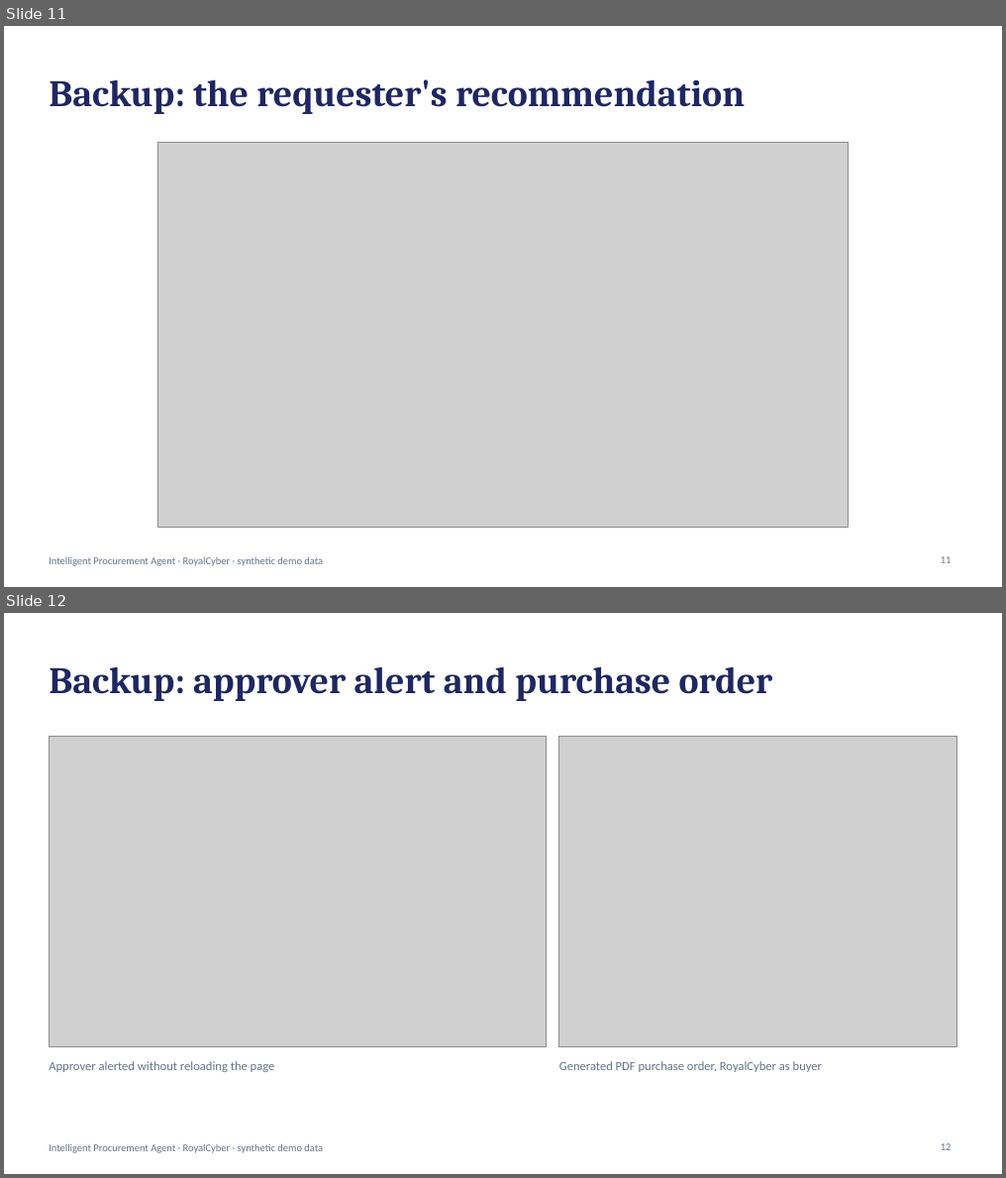
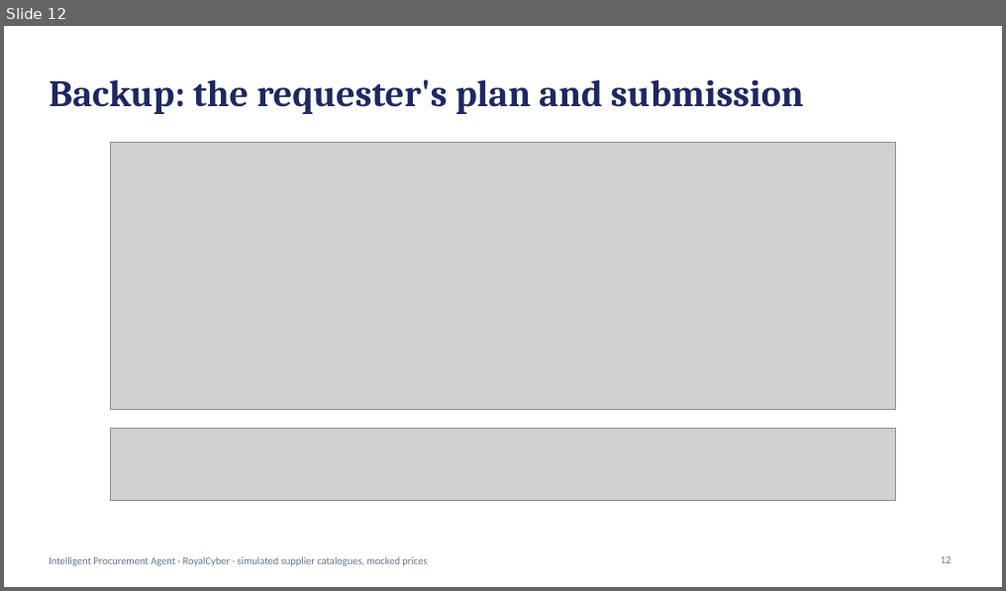
Before and after one commit to Madhukar07565/intelligent-procurement-agent, a slide deck: docs/presentation/Intelligent-Procurement-Agent.pptx. Shown one above the other, each under a label of ours: slides 11 and 12 before the commit, slide 12 after it. The pictures are 1006x1178 and 1006x591 pixels, drawn with LibreOffice and Linux fonts; fonts in the diff are those of the drawing; grey boxes stand for pictures. Boxes give left, top, right and bottom in pixels: in the first picture for what was removed or moved away, otherwise in the second. Text is boxed around its words. In the diff, an @@ line names an element or a change of style, - is before the commit and + after.

Commit message:
Update architecture diagrams, docs and deck for one approval request and PO per supplier

```diff
--- a/docs/presentation/Intelligent-Procurement-Agent.pptx
+++ b/docs/presentation/Intelligent-Procurement-Agent.pptx
@@ slide 12 removed at bbox=[4, 613, 1002, 1174], background #FFFFFF; not listed: 1 template element that a slide beside it also shows @@
@@ title removed at bbox=[49, 666, 773, 701] @@
-Backup: approver alert and purchase order
@@ picture removed at bbox=[49, 737, 546, 1048] @@
@@ picture removed at bbox=[559, 737, 957, 1048] @@
@@ text removed at bbox=[49, 1061, 275, 1072] @@
-Approver alerted without reloading the page
@@ text removed at bbox=[559, 1061, 822, 1072] @@
-Generated PDF purchase order, RoyalCyber as buyer
@@ page number removed at bbox=[941, 1144, 951, 1151] @@
-12
@@ what was slide 11 is now slide 12 @@
@@ slide 12 changed as well @@
@@ title at bbox=[49, 79, 804, 114]: text changed @@
-Backup: the requester's recommendation
+Backup: the requester's plan and submission
@@ picture: place and size @@
-picture at bbox=[158, 142, 848, 528]
+picture at bbox=[110, 142, 896, 409]
@@ picture added at bbox=[110, 428, 896, 500] @@
@@ text at bbox=[49, 557, 427, 567]: text changed @@
-Intelligent Procurement Agent · RoyalCyber · synthetic demo data
+Intelligent Procurement Agent · RoyalCyber · simulated supplier catalogues, mocked prices
```
Also in this commit, not shown: 9 other slides changed, 3 slides added, 1 other slide removed, 20 other files.
